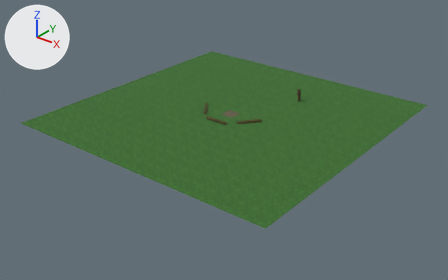
The OBJ model assets/models/village/Campement_Decor.obj: old version first, new version second.
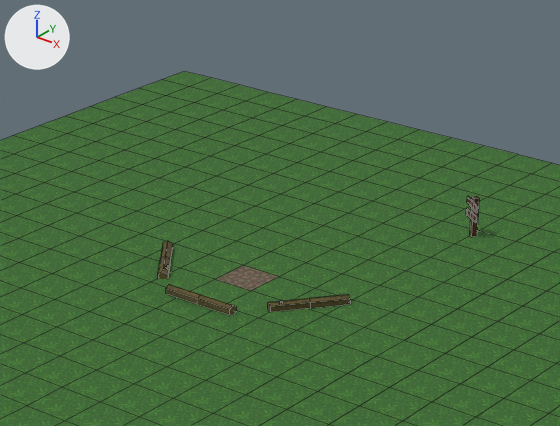
There are two pictures of each version: one whole from a 50 mm lens placed at (25.0, -31.1, 17.9), pointed at (-0.2, 0.3, -1.6), one close up on the part from 35% to 73% of the width and 11% to 57% of the height. Arrows for +X, +Y and +Z are at upper left; the lights stay in place. The older version's two pictures come first. The close-ups show mesh edges as thin lines. Where no turn or scale is listed for an object, it has been applied to the vertices. Vertices at exactly the same position are counted once.

Script lines for the objects in view, before the commit:
```python
me_sol = bpy.data.meshes.new('Sol')
me_sol.from_pydata(...)  # 618 vertices, 524 faces; spans x -11.0..10.0, y -9.0..12.0, z -0.1..0.9
# faces by material slot: [439, 1, 1, 38, 14, 31]
me_sol.materials.append(mat_grasslands_new_c)  # picture img_grasslands_new_c_png
me_sol.materials.append(mat_grasslands_new_c_003)  # picture img_grasslands_new_c_png
me_sol.materials.append(mat_grasslands_new_c_004)  # picture img_grasslands_new_c_png
me_sol.materials.append(mat_grassland_tileatlas_01_011)  # picture img_grasslands_new_c_png
me_sol.materials.append(mat_grassland_tileatlas_01_012)  # picture img_grasslands_new_c_png
me_sol.materials.append(mat_grassland_tileatlas_01_013)  # picture img_grasslands_new_c_png
ob_sol = bpy.data.objects.new('Sol', me_sol)
ob_sol.location = (0.0, 0.0, 0.0)
```
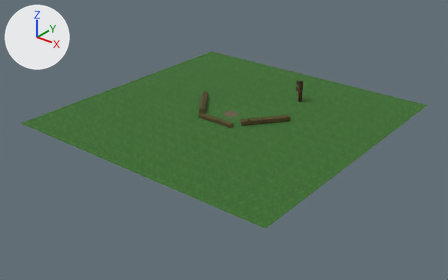
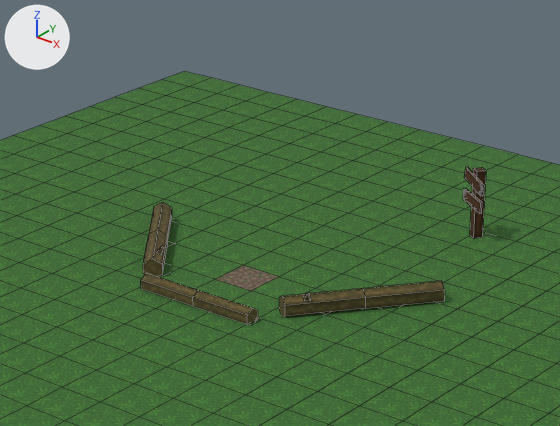
Pixel boxes [x1, y1, x2, y2] of what changed, in the close-ups (560 x 426 px; the box of a moved part takes in the faces that stretch with it):
part 1 of me_sol, moved or reshaped (not visible before)
    after: [303, 292, 310, 301]
part 2 of me_sol, moved or reshaped
    before: [158, 241, 173, 279]
    after: [143, 202, 172, 277]
part 3 of me_sol, moved or reshaped
    before: [467, 196, 478, 212]
    after: [464, 167, 484, 196]
part 4 of me_sol, moved or reshaped
    before: [466, 208, 477, 223]
    after: [463, 188, 482, 214]
part 5 of me_sol, deleted (brown)
    before: [268, 294, 350, 312]
part 6 of me_sol, moved or reshaped
    before: [166, 284, 283, 315]
    after: [141, 273, 445, 325]
part 7 of me_sol, moved or reshaped
    before: [470, 196, 479, 237]
    after: [470, 167, 486, 238]

The change, as a diff of the scene's bpy script:
```diff
--- a/assets/models/village/Campement_Decor.obj.py
+++ b/assets/models/village/Campement_Decor.obj.py
@@ me_sol @@
 # used by ob_sol; location = (0.0, 0.0, 0.0)
-me_sol.from_pydata(...)  # 618 vertices, 524 faces; spans x -11.0..10.0, y -9.0..12.0, z -0.1..0.9
+me_sol.from_pydata(...)  # 618 vertices, 524 faces; spans x -11.0..10.0, y -9.0..12.0, z -0.1..1.6
+# me_sol part 1: the loose piece of 8 vertices spanning x -2.1..-2.0, y 0.5..0.6, z 0.1..0.2 is moved by (3.7, 0.2, 0.3)
+# me_sol part 2: the loose piece of 18 vertices spanning x -3.1..-1.8, y 0.2..1.8, z -0.1..0.2 is scaled about its middle by 1.93, then moved by (-0.7, 0.6, 0.1)
+# me_sol part 3: the loose piece of 28 vertices spanning x 1.8..2.3, y 6.4..6.8, z 0.7..0.9 is scaled about its middle by 1.74, then moved by (0.0, 0.0, 0.6)
+# me_sol part 4: the loose piece of 28 vertices spanning x 1.8..2.2, y 6.4..6.8, z 0.4..0.6 is scaled about its middle by 1.74, then moved by (0.0, 0.0, 0.4)
+# me_sol part 5: the loose piece of 18 vertices spanning x 0.8..2.1, y 0.4..1.9, z -0.1..0.2 is deleted
+# me_sol part 6
+# 19 vertices are removed from x -1.3..1.2, y -0.3..0.6, z 0.0..0.2
+# 19 faces are deleted
+# 6 vertices move from x -0.4..1.1, y -0.3..0.6, z 0.0..0.2 to x -0.4..1.1, y -0.5..0.6, z -0.1..0.3
+# 11 vertices are added at x 1.1..3.6, y 0.3..3.2, z -0.1..0.4
+# 6 new vertices lie (-1.5, 0.0, 0.0) away from vertices in x -0.4, y -0.3..-0.1, z 0.0..0.2
+# 6 new vertices lie (1.4, 0.0, 0.0) away from vertices in x -0.4, y -0.3..-0.1, z 0.0..0.2
+# 6 new vertices lie (1.1, 1.4, 0.0) away from vertices in x 1.3..2.2, y 0.3..1.9, z -0.1..0.4
+# 14 new faces join them, mat_grassland_tileatlas_01_011 (picture img_grass_texture_png)
+# 14 new faces join them, mat_grassland_tileatlas_01_012 (picture img_grass_texture_png)
+# me_sol part 7
+# 7 vertices are removed from x 2.0..2.1, y 6.6..6.8, z 0.0..0.9
+# 5 faces are deleted
+# 7 vertices are added at x 2.0..2.3, y 6.5..6.8, z 0.0..1.6
+# 5 new faces join them, mat_grassland_tileatlas_01_013 (picture img_grass_texture_png)
+# other edits to the shape of me_sol do not show in these pictures
 me_sol.materials.append(mat_grasslands_new_c)
```
